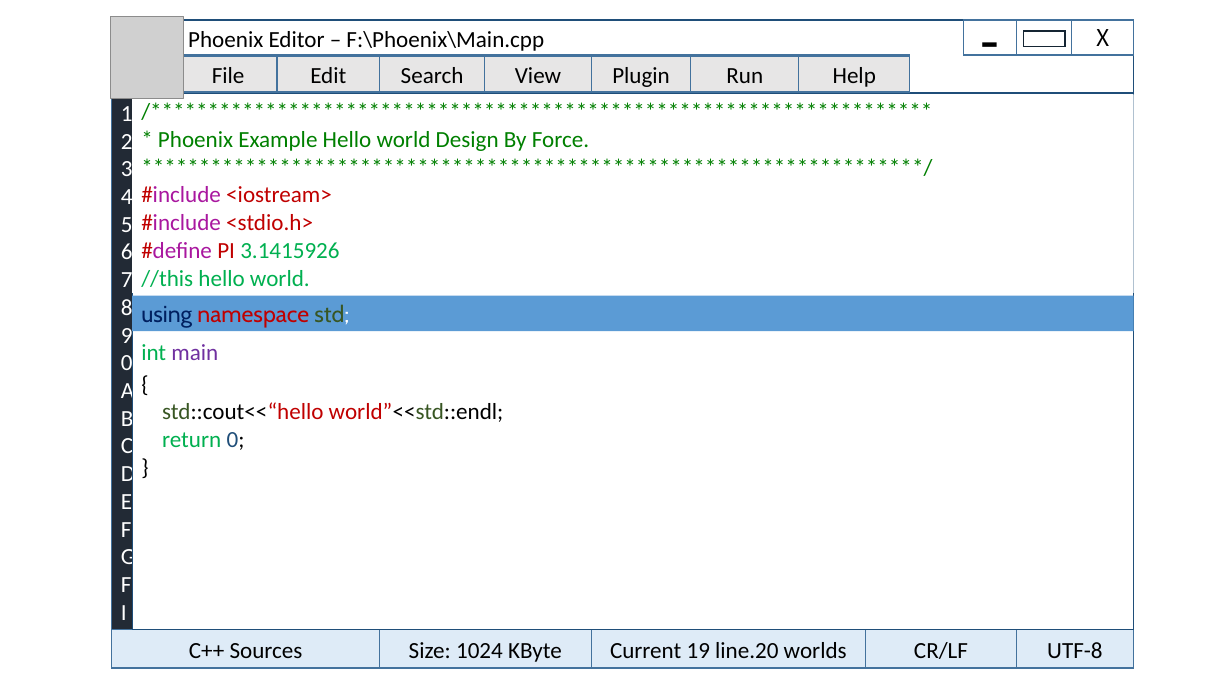
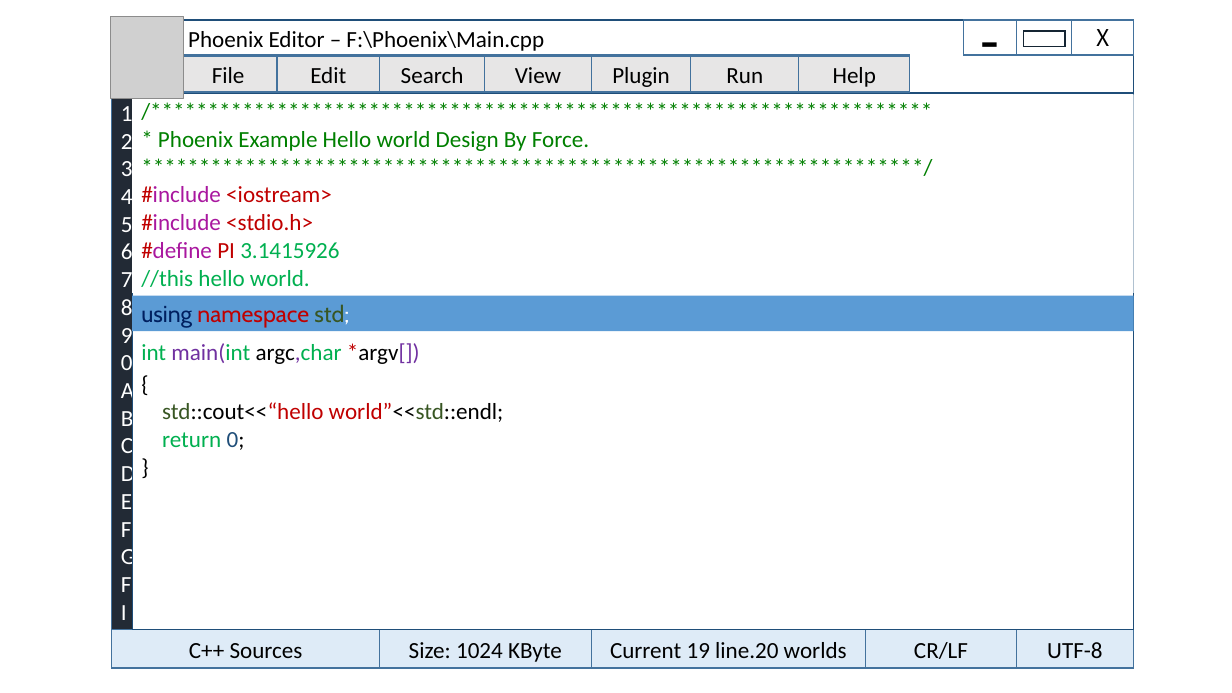
Before and after one commit to fstudio/Phoenix, a slide deck: slide 1 of design/PhoenixUI.pptx. Drawn at 1232x693 pixels with LibreOffice and Linux fonts; fonts in the diff are those of the drawing; grey boxes stand for pictures. Boxes give left, top, right and bottom in pixels: in the first picture for what was removed or moved away, otherwise in the second. Text is boxed around its words. In the diff, an @@ line names an element or a change of style, - is before the commit and + after.

```diff
--- a/design/PhoenixUI.pptx
+++ b/design/PhoenixUI.pptx
@@ text at box(141, 343, 434, 364): text changed; text colour #7030A0 to #00B050 @@
-int main()
+int main(int argc,char *argv[])()
```
Also in this commit, not shown: 1 other file.
